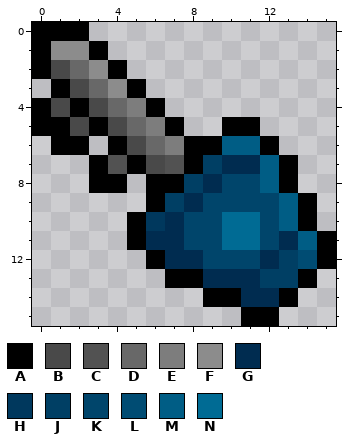
Pixel-art sprite -- src/main/resources/items/carkeys.png. This is how it looked before the edit.
The file is 32x32 pixels, drawn in blocks of 2x2; one block is one cell here. Colours within 5 levels of each other are drawn and written as one.
Palette (. is transparent): A #000000  B #494949  C #525252  D #686868  E #7d7d7d  F #8c8c8c  G #002c50  H #00385d  J #003f64  K #00456b  L #004c73  M #005d85  N #006b94
Pixels before, first column x 0:
 0 AAA.............
 1 AFFA............
 2 ABDFA...........
 3 .ABDFA..........
 4 ABABDEA.........
 5 AABABDEA..AA....
 6 .AA.ABDEAAMMA...
 7 ...ACABCAJGGMA..
 8 ...AA.AAJGKKMA..
 9 ......AJGKKKKMA.
10 .....AHGKKNNKMA.
11 .....AGGKKNNKGMA
12 ......AGGKKKGJLA
13 .......AAGGGJJA.
14 .........AAGGA..
15 ...........AA...
And afterwards:
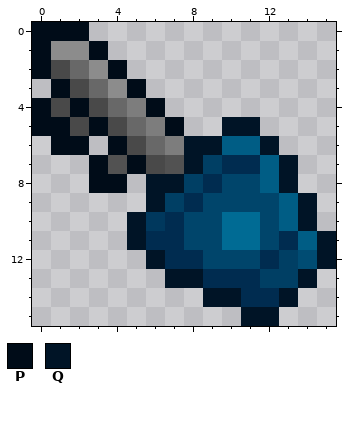
Colours new in this view: P #000c18  Q #001426
What changed:
Changed rows in their new state; - is an unchanged pixel.
first column x 0:
 0 PPP-------------
 1 P--P------------
 2 P---P-----------
 3 -P---P----------
 4 P-P---P---------
 5 PP-P---P--QQ----
 6 -PP-P---QQ--Q---
 7 ---P-P--Q----Q--
 8 ---PP-QQ-----Q--
 9 ------Q-------Q-
10 -----Q--------Q-
11 -----Q---------Q
12 ------Q--------Q
13 -------QQ-----Q-
14 ---------QQ--Q--
15 -----------QQ---
